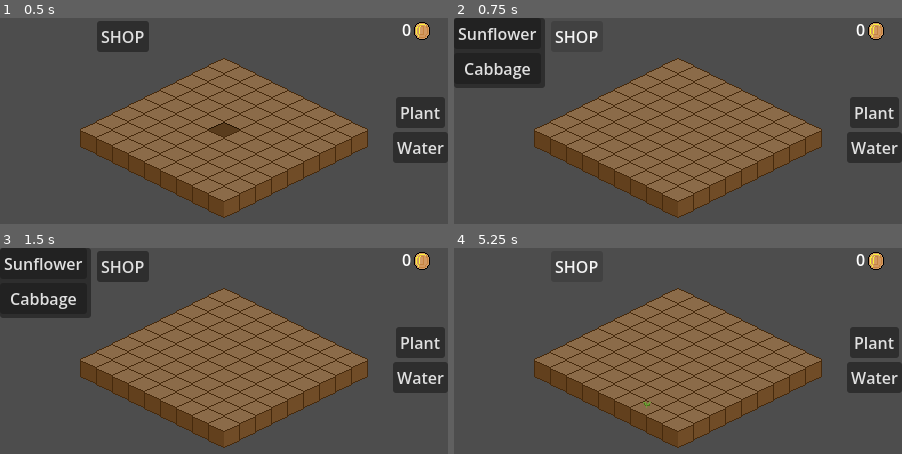
Above: before the commit, frames 1-4 (two rows, left to right).
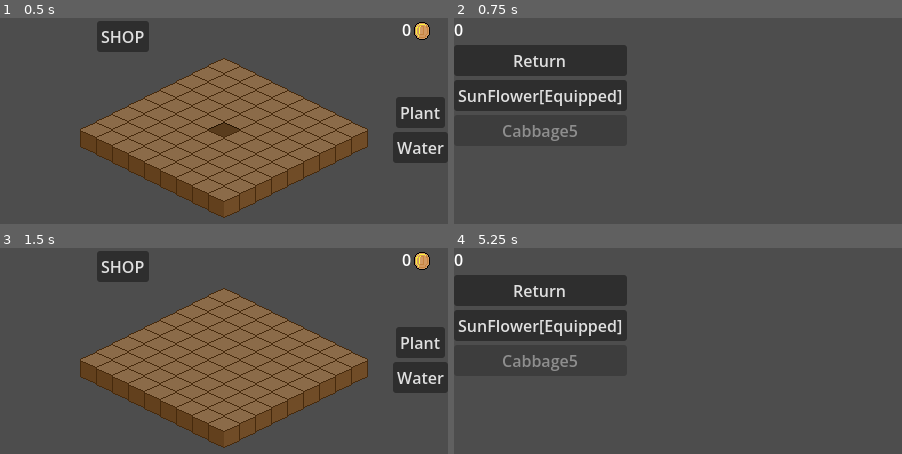
Above: after the commit, the same moments.

Repository: Ronph/godot-idle-garden
Game: Godot game, scene res://Scenes/Garden.tscn
Two runs of this game, one before a commit and one after it. Both use one fixed random seed, a clock stepped at 60 frames per second and the inputs below.
Inputs (mouse positions are in pixels of both pictures, inside the frame that each line leads up to):
- Up to frame 1 (0.5 s): no input
- Up to frame 2 (0.75 s): click "SHOP" at 0.5 s
- Up to frame 3 (1.5 s): click (85, 291) at 1.25 s, where only the run after the commit has a clickable "Return"
- Up to frame 4 (5.25 s): click (498, 264) at 2 s, where only the run before the commit has a clickable "Sunflower"; click (498, 299) at 2.75 s, where only the run before the commit has a clickable "Cabbage"; click "Plant" at 3.5 s; click "Water" at 4.25 s; click "SHOP" at 5 s

Frame 1 is identical in both runs. In frame 2, 42% of the frame differs, in the area x 0-100%, y 0-98%; in frame 3, 6.7%; in frame 4, 42%, in the area x 0-100%, y 1-98%.

Commit message:
shop scene and features added

Diff:
--- a/Scenes/Garden.tscn
+++ b/Scenes/Garden.tscn
@@ -109,23 +109,6 @@
 offset_bottom = 34.0
 text = "SHOP"
 
-[node name="ShopPanel" type="Panel" parent="UIManager" unique_id=37663772]
-offset_right = 91.0
-offset_bottom = 70.0
-
-[node name="VBoxContainer" type="VBoxContainer" parent="UIManager/ShopPanel" unique_id=1440626707]
-layout_mode = 0
-offset_right = 40.0
-offset_bottom = 40.0
-
-[node name="geButton" type="Button" parent="UIManager/ShopPanel/VBoxContainer" unique_id=1076190731]
-layout_mode = 2
-text = "Sunflower"
-
-[node name="caButton" type="Button" parent="UIManager/ShopPanel/VBoxContainer" unique_id=1359865363]
-layout_mode = 2
-text = "Cabbage"
-
 [node name="VBoxContainer" type="VBoxContainer" parent="UIManager" unique_id=1018333093]
 anchors_preset = 6
 anchor_left = 1.0
@@ -161,7 +144,5 @@
 position = Vector2(224, 112)
 
 [connection signal="pressed" from="UIManager/ShopButton" to="UIManager" method="_on_shop_button_pressed"]
-[connection signal="pressed" from="UIManager/ShopPanel/VBoxContainer/geButton" to="UIManager" method="_on_sunflower_button_pressed"]
-[connection signal="pressed" from="UIManager/ShopPanel/VBoxContainer/caButton" to="UIManager" method="_on_cabbage_button_pressed"]
 [connection signal="pressed" from="UIManager/VBoxContainer/Plant_button" to="UIManager" method="_on_plant_button_pressed"]
 [connection signal="pressed" from="UIManager/VBoxContainer/Water_button" to="UIManager" method="_on_water_button_pressed"]
--- a/Scenes/shop.tscn
+++ b/Scenes/shop.tscn
@@ -1,3 +1,29 @@
 [gd_scene format=3 uid="uid://dyww4307bwprn"]
 
+[ext_resource type="Script" uid="uid://bjc25me4lgmsr" path="res://Scripts/shop.gd" id="1_a0mxf"]
+
 [node name="Shop" type="Node2D" unique_id=1865746754]
+
+[node name="CanvasLayer" type="CanvasLayer" parent="." unique_id=2041571458]
+script = ExtResource("1_a0mxf")
+
+[node name="VBoxContainer" type="VBoxContainer" parent="CanvasLayer" unique_id=1873060951]
+offset_right = 40.0
+offset_bottom = 40.0
+
+[node name="CoinCount" type="Label" parent="CanvasLayer/VBoxContainer" unique_id=711531666]
+layout_mode = 2
+
+[node name="ReturnButton" type="Button" parent="CanvasLayer/VBoxContainer" unique_id=346395018]
+layout_mode = 2
+text = "Return"
+
+[node name="SunFlower" type="Button" parent="CanvasLayer/VBoxContainer" unique_id=341604501]
+layout_mode = 2
+
+[node name="Cabbage" type="Button" parent="CanvasLayer/VBoxContainer" unique_id=139151246]
+layout_mode = 2
+
+[connection signal="pressed" from="CanvasLayer/VBoxContainer/ReturnButton" to="CanvasLayer" method="_on_returnShop_button_pressed"]
+[connection signal="pressed" from="CanvasLayer/VBoxContainer/SunFlower" to="CanvasLayer" method="_on_sunflower_button_pressed"]
+[connection signal="pressed" from="CanvasLayer/VBoxContainer/Cabbage" to="CanvasLayer" method="_on_cabbage_button_pressed"]
--- a/Scripts/GameManager.gd
+++ b/Scripts/GameManager.gd
@@ -5,6 +5,8 @@
 var coins : int
 var unlocked_flowers: Array = ["Sunflower"]
 
+var flowerDic = {"SunFlower": [0, 6, 1, 0], #Sunflower, at position 0 in the list, with 5 growth stages, sell price
+				 "Cabbage": [1, 4, 2, 5]}
 
 var currentFlower = "SunFlower"
 func unlock_flower(flower:String, cost:int):
--- a/Scripts/UI/ui_manager.gd
+++ b/Scripts/UI/ui_manager.gd
@@ -4,7 +4,7 @@
 
 func _ready():
 	GameManager.gained_coins.connect(update_coin_display)
-	$ShopPanel.hide()
+
 
 
 func update_coin_display(total):
@@ -12,22 +12,7 @@
 
 
 func _on_shop_button_pressed():
-	$ShopPanel.visible = !$ShopPanel.visible
-
-
-func _on_sunflower_button_pressed():
-	GameManager.currentFlower = "SunFlower"
-
-
-#Check if there is  enough money, deducts it then sets cabbage as current flower and keeps it unlocked.
-#You can switch back by pressing the sunflower button. Its defualt flower so doesnt need to be unlocked
-func _on_cabbage_button_pressed():
-	if GameManager.coins >= 5:
-		GameManager.coins -= 5
-		GameManager.currentFlower = "Cabbage"
-		GameManager.unlocked_flowers.append("Cabbage")
-		update_coin_display(GameManager.coins)
-
+	get_tree().change_scene_to_file("res://Scenes/shop.tscn")
 
 
 
--- a/Scripts/flowers.gd
+++ b/Scripts/flowers.gd
@@ -6,36 +6,35 @@
 
 # dictionnary containing the name of all our flowers
 # with assinged value a list of their order and max growth, and sell price
-var flowerDic = {"SunFlower": [0, 6, 1], #Sunflower, at position 0 in the list, with 5 growth stages, sell price
-				 "Cabbage": [1, 4, 2]}
+
 
 
 func place_flower(tile, flowName, stage, x, y):
 	print(flowName)
 	# if there is no name then nothnig is currently planted so we plant our current default flower
 	if flowName == "":
-		set_cell(tile, flowerDic[currentFlower][0], Vector2i(0, 0), 0)
+		set_cell(tile, GameManager.flowerDic[currentFlower][0], Vector2i(0, 0), 0)
 		return [currentFlower, 0, x, y]
 
 
 	# if the new stage is under the growth limit proceed --> handle else for selling to erase the cell
-	if stage < flowerDic[flowName][1]:
-		set_cell(tile, flowerDic[flowName][0], Vector2i(stage, 0), 0)
+	if stage < GameManager.flowerDic[flowName][1]:
+		set_cell(tile, GameManager.flowerDic[flowName][0], Vector2i(stage, 0), 0)
 		return [flowName, stage, x, y]
 	else:
 		erase_cell(tile)
-		GameManager.gain_coins(flowerDic[flowName][2])
+		GameManager.gain_coins(GameManager.flowerDic[flowName][2])
 		return ["", -1, x, y]
 
 func place_random_flower(tile, _flowName, _stage, x, y):
-	set_cell(tile, flowerDic[currentFlower][0], Vector2i(0, 0), 0)
+	set_cell(tile, GameManager.flowerDic[currentFlower][0], Vector2i(0, 0), 0)
 	return [currentFlower, 0, x, y]
 
 func water_random_flower(tile, flowName, stage, x, y):
-	if stage < flowerDic[flowName][1]:
-		set_cell(tile, flowerDic[flowName][0], Vector2i(stage, 0), 0)
+	if stage < GameManager.flowerDic[flowName][1]:
+		set_cell(tile, GameManager.flowerDic[flowName][0], Vector2i(stage, 0), 0)
 		return [flowName, stage, x, y]
 	else:
 		erase_cell(tile)
-		GameManager.gain_coins(flowerDic[flowName][2])
+		GameManager.gain_coins(GameManager.flowerDic[flowName][2])
 		return ["", -1, x, y]
--- /dev/null
+++ b/Scripts/shop.gd
@@ -0,0 +1,41 @@
+extends CanvasLayer
+
+
+# Called when the node enters the scene tree for the first time.
+func _ready() -> void:
+	GameManager.gained_coins.connect(update_coin_display)
+	update_coin_display(GameManager.coins)
+	refresh_shop()
+func _on_returnShop_button_pressed():
+	get_tree().change_scene_to_file("res://Scenes/Garden.tscn")
+
+func update_coin_display(total):
+	$VBoxContainer/CoinCount.text = str(total)
+
+func refresh_shop():
+	for flower in GameManager.flowerDic:
+		update_button(flower, flower, GameManager.flowerDic[flower][3])
+
+#This is just place holder updates
+func update_button(buttonName, flowerKey, cost):
+	var button = $VBoxContainer.get_node(buttonName)
+	var owned = flowerKey in GameManager.unlocked_flowers
+	var equipped = GameManager.currentFlower == flowerKey
+
+	if equipped:
+		button.text = flowerKey + "[Equipped]"
+	elif owned:
+		button.text = flowerKey + "[Select]"
+	else:
+		button.text = flowerKey + str(cost)
+	button.disabled = not owned and GameManager.coins < cost
+func _on_sunflower_button_pressed():
+	GameManager.currentFlower = "SunFlower"
+	refresh_shop()
+func _on_cabbage_button_pressed():
+	GameManager.currentFlower = "Cabbage"
+	if "Cabbage" not in GameManager.unlocked_flowers:
+		GameManager.gain_coins(-5)
+		GameManager.unlocked_flowers.append("Cabbage")
+	GameManager.currentFlower = "Cabbage"
+	refresh_shop()
Not shown, added: Scripts/shop.gd.uid
